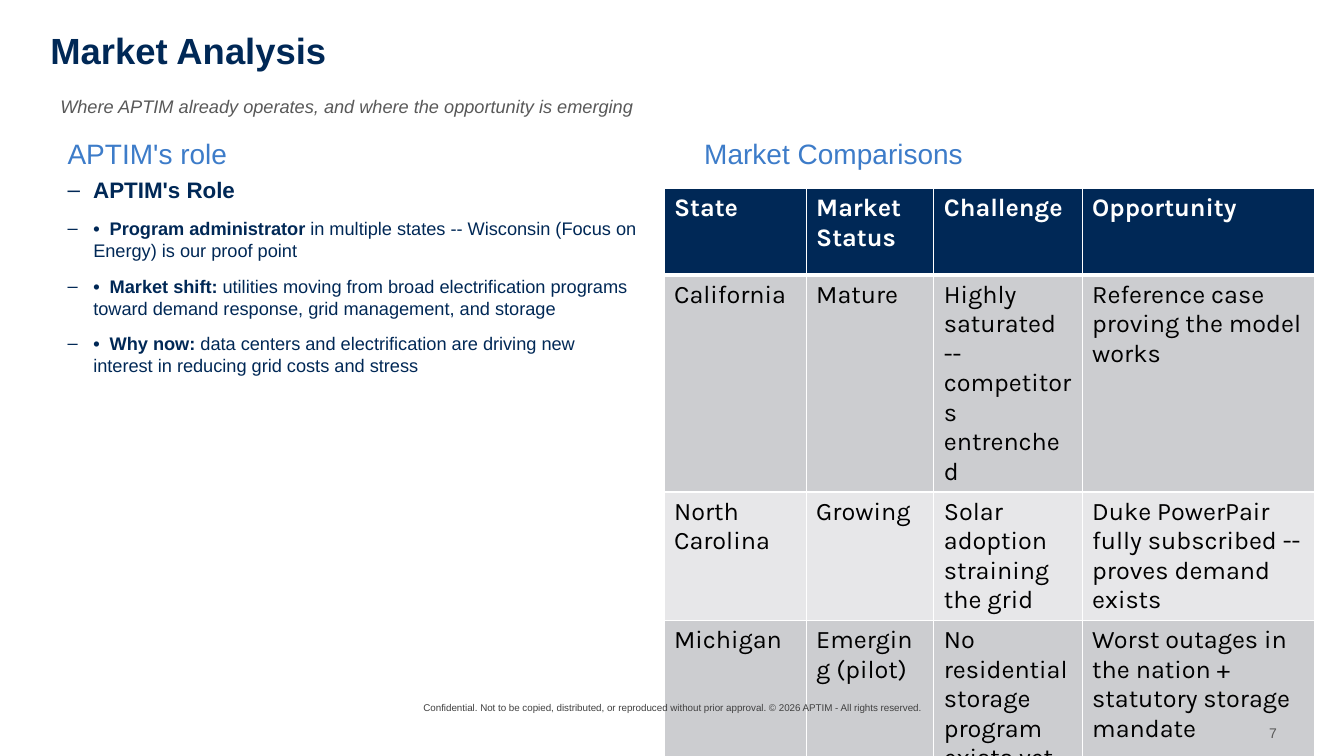
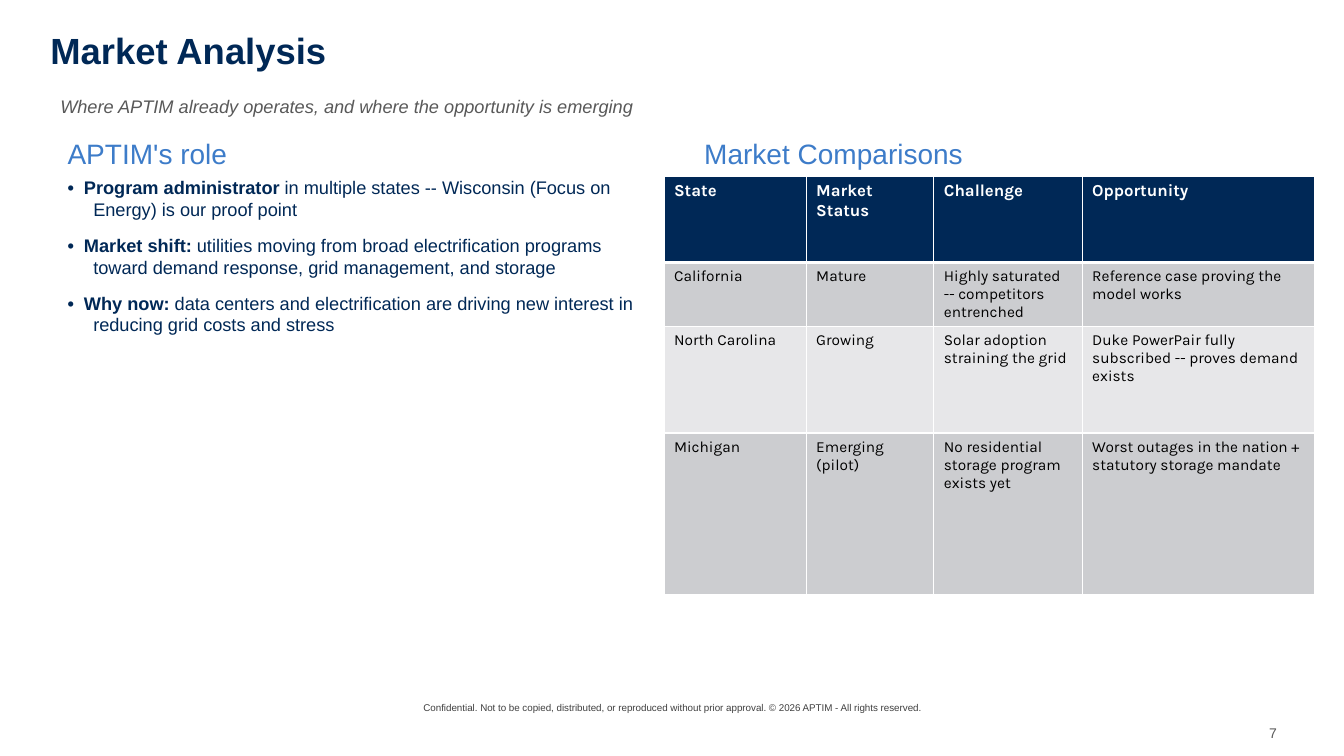
Before and after one commit to graseeuh/HERMES, a slide deck: slide 7 of Group_1_STRIVE_Presentation.pptx. Drawn at 1344x756 pixels with LibreOffice and Linux fonts; fonts in the diff are those of the drawing; background and template pictures are left out. Boxes give left, top, right and bottom in pixels: in the first picture for what was removed or moved away, otherwise in the second. Text is boxed around its words. In the diff, an @@ line names an element or a change of style, - is before the commit and + after.

```diff
--- a/Group_1_STRIVE_Presentation.pptx
+++ b/Group_1_STRIVE_Presentation.pptx
@@ text "• Program administrator in multiple ..." at bbox=[84, 180, 633, 335]: bullet – to none @@
@@ table at bbox=[664, 176, 1316, 640] @@
-row 5: Wisconsin |  |  | 
@@ table: place and size @@
-table at bbox=[664, 189, 1316, 747]
+table at bbox=[664, 176, 1316, 640]
@@ text at bbox=[93, 181, 235, 199]: paragraph removed @@
-– APTIM's Role
```
Also in this commit, not shown: 5 other slides changed.
